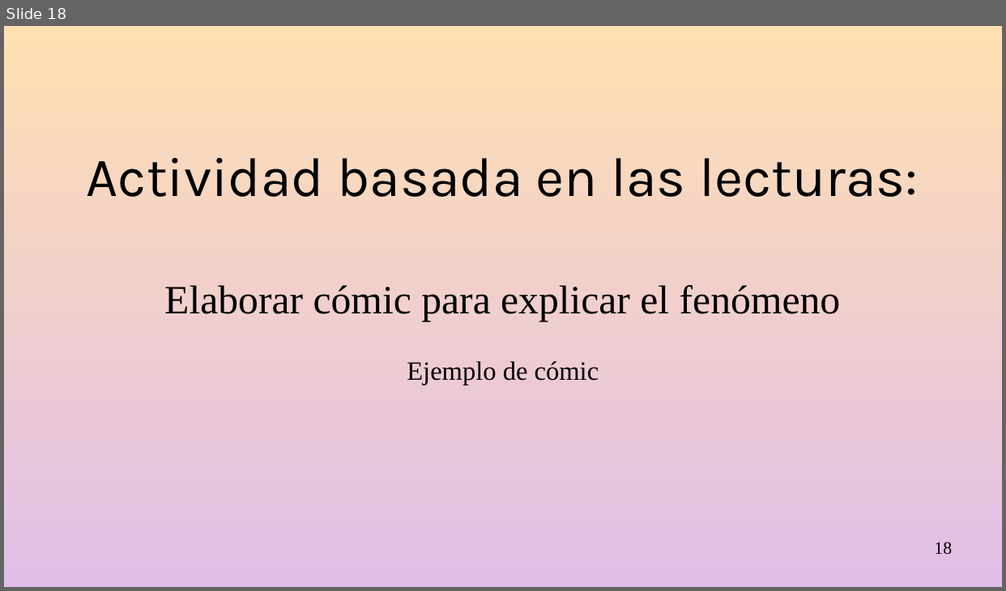
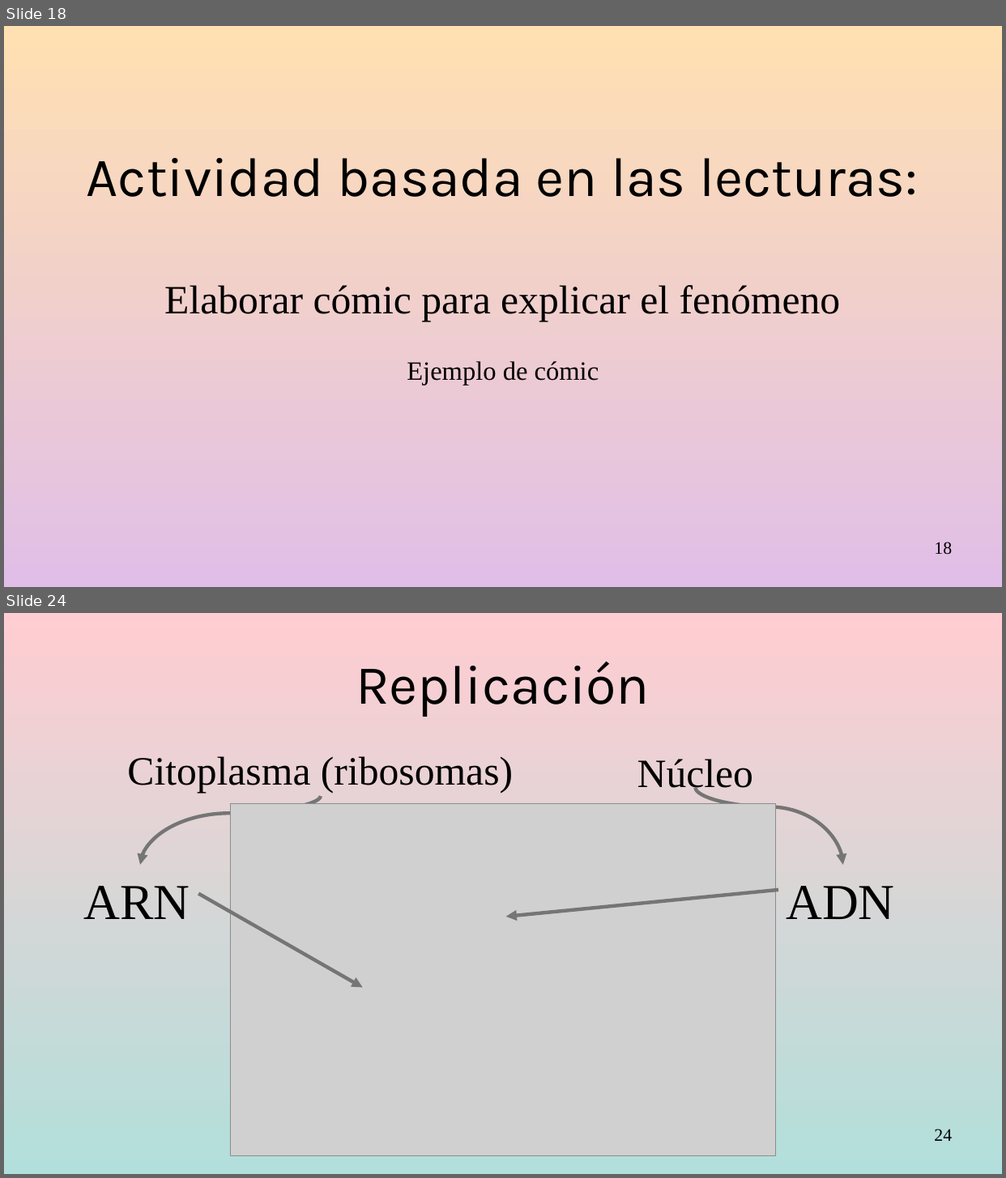
Before and after one commit to gerardommc/Medicina-Cons, a slide deck: Infecciosas.odp. Shown one above the other, each under a label of ours: slide 18 before the commit, slides 18 and 24 after it; the slides between them are not shown. The pictures are 1006x591 and 1006x1178 pixels, drawn with LibreOffice and Linux fonts; fonts in the diff are those of the drawing; grey boxes stand for pictures. Boxes give left, top, right and bottom in pixels: in the first picture for what was removed or moved away, otherwise in the second. Text is boxed around its words. In the diff, an @@ line names an element or a change of style, - is before the commit and + after.

```diff
--- a/Infecciosas.odp
+++ b/Infecciosas.odp
@@ slide 24 added at (x1=4, y1=613, x2=1002, y2=1174), background gradient #FFCDD2 to #B2DFDB @@
@@ title added at (x1=356, y1=662, x2=650, y2=717), 44 pt, text #000000 @@
+Replicación
@@ text added at (x1=127, y1=756, x2=513, y2=794), 32 pt, text #000000 @@
+Citoplasma (ribosomas)
@@ text added at (x1=637, y1=759, x2=753, y2=795), 32 pt, text #000000 @@
+Núcleo
@@ curved arrow added from (321, 796) to (140, 865), #757575 2.83 pt @@
@@ picture added at (x1=230, y1=804, x2=776, y2=1157) @@
@@ curved arrow added from (696, 788) to (843, 865), #757575 2.83 pt @@
@@ text added at (x1=84, y1=886, x2=190, y2=919), 40 pt, text #000000 @@
+ARN
@@ arrow added from (198, 894) to (363, 988), #757575 2.83 pt @@
@@ arrow added from (778, 890) to (506, 917), #757575 2.83 pt @@
@@ text added at (x1=786, y1=886, x2=894, y2=919), 40 pt, text #000000 @@
+ADN
@@ page number added at (x1=934, y1=1129, x2=952, y2=1141), 14 pt, text #000000 @@
+24
```
Also in this commit, not shown: 8 other slides added, 9 other files.
